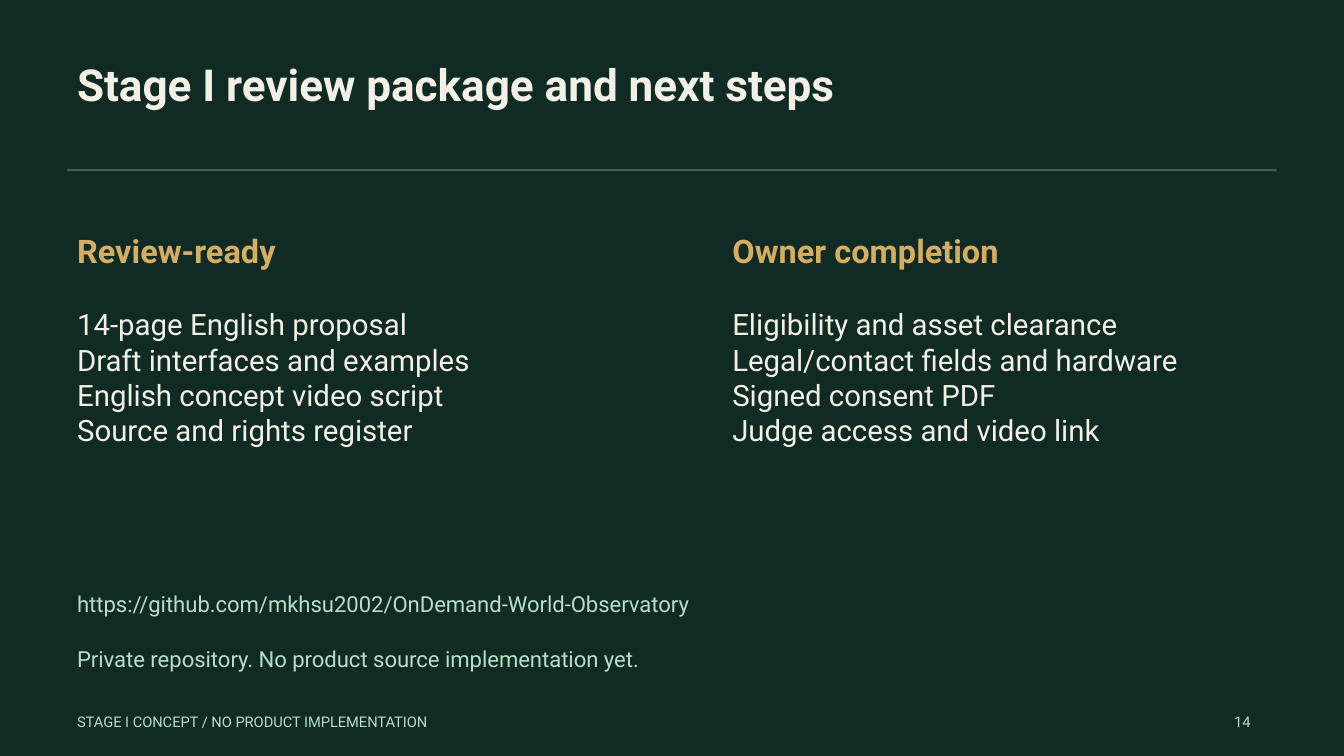
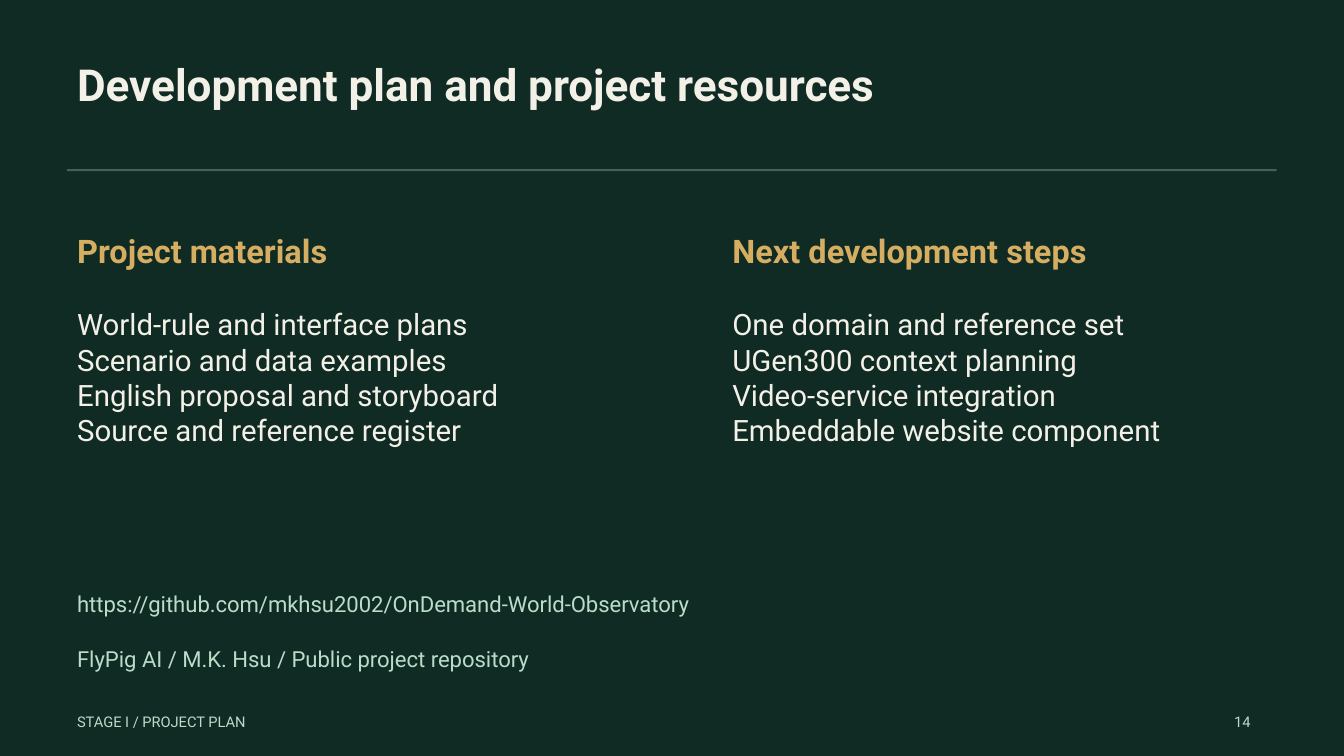
Before and after one commit to mkhsu2002/OnDemand-World-Observatory, a slide deck: slide 14 of deliverables/OnDemand-World-Observatory-Proposal.pptx. Drawn at 1344x756 pixels with LibreOffice and Linux fonts; fonts in the diff are those of the drawing. Boxes give left, top, right and bottom in pixels: in the first picture for what was removed or moved away, otherwise in the second. Text is boxed around its words. In the diff, an @@ line names an element or a change of style, - is before the commit and + after.

Commit message:
Align proposal materials with public website observation plan

```diff
--- a/deliverables/OnDemand-World-Observatory-Proposal.pptx
+++ b/deliverables/OnDemand-World-Observatory-Proposal.pptx
@@ text at [77,68,874,111]: text changed @@
-Stage I review package and next steps
+Development plan and project resources
@@ text at [77,238,327,270]: text changed @@
-Review-ready
+Project materials
@@ text at [732,238,1086,270]: text changed @@
-Owner completion
+Next development steps
@@ text at [77,312,498,447]: text changed @@
-14-page English proposal
-Draft interfaces and examples
-English concept video script
-Source and rights register
+World-rule and interface plans
+Scenario and data examples
+English proposal and storyboard
+Source and reference register
@@ text at [732,312,1160,447]: text changed @@
-Eligibility and asset clearance
-Legal/contact fields and hardware
-Signed consent PDF
-Judge access and video link
+One domain and reference set
+UGen300 context planning
+Video-service integration
+Embeddable website component
@@ text at [77,650,529,672]: text changed @@
-Private repository. No product source implementation yet.
+FlyPig AI / M.K. Hsu / Public project repository
@@ text at [77,716,245,727]: text changed @@
-STAGE I CONCEPT / NO PRODUCT IMPLEMENTATION
+STAGE I / PROJECT PLAN
```
Also in this commit, not shown: 12 other slides changed, 1 slide added, 1 slide removed, 16 other files.
